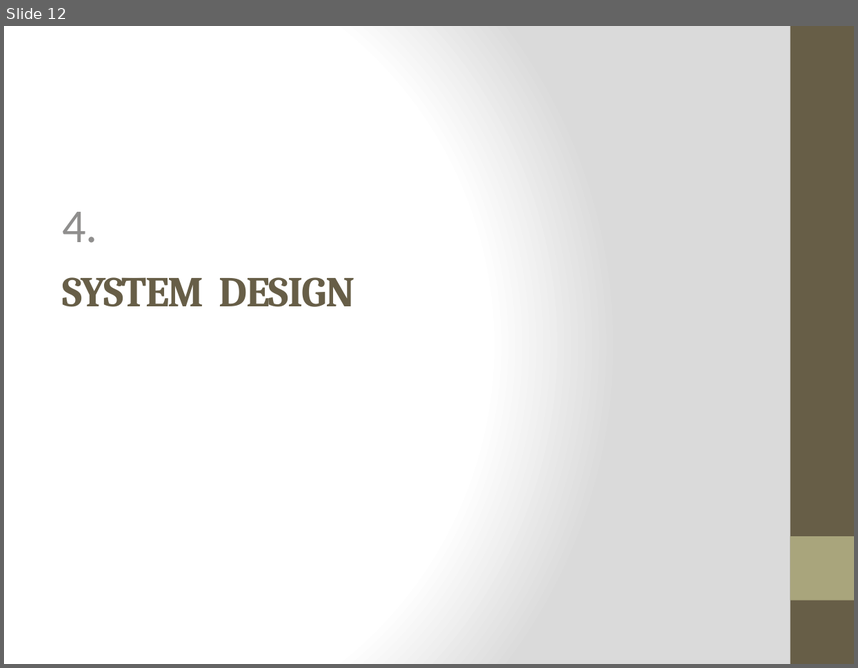
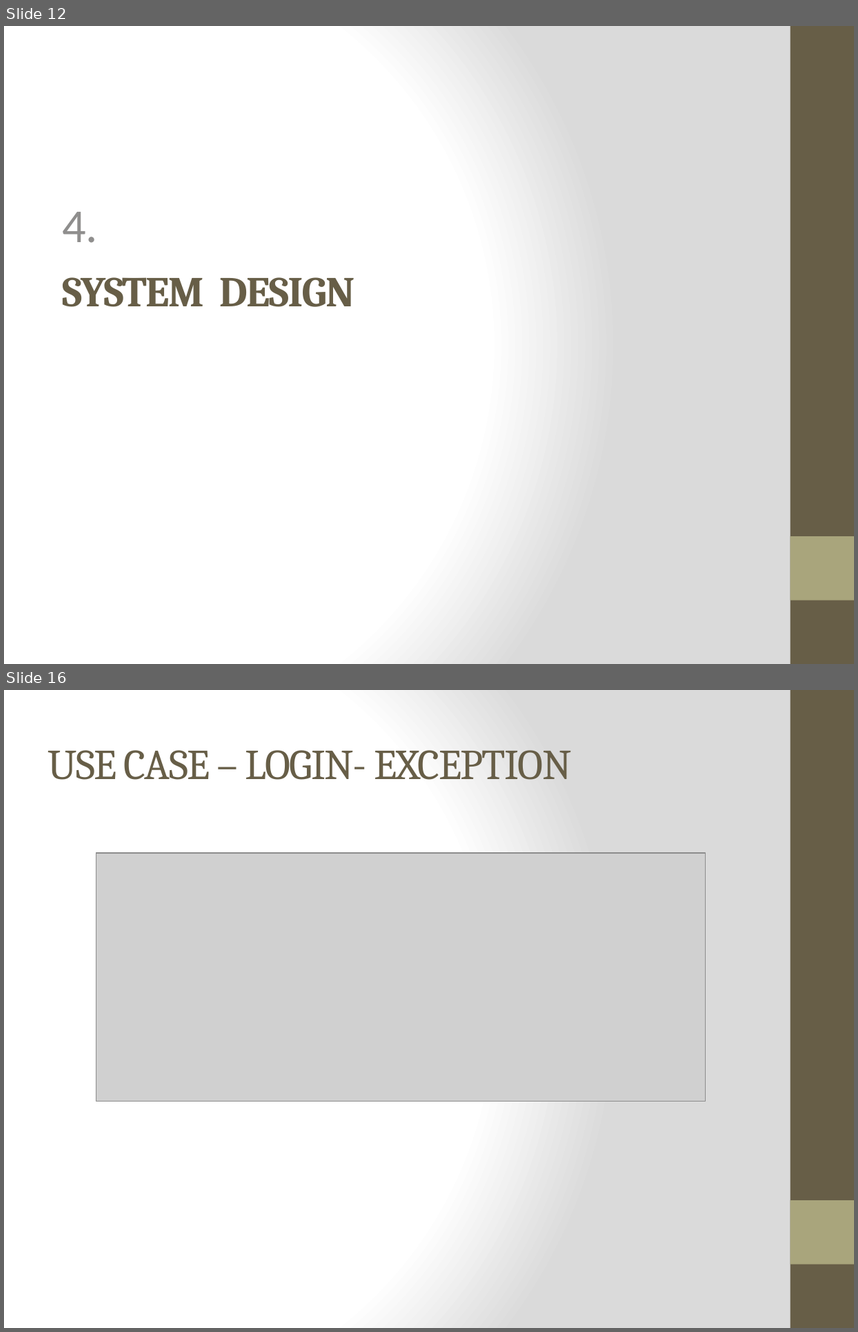
Before and after one commit to WesleyTrescott/MVC-Capstone, a slide deck: Design Specification/Design Specification.pptx. Shown one above the other, each under a label of ours: slide 12 before the commit, slides 12 and 16 after it; the slides between them are not shown. The pictures are 858x668 and 858x1332 pixels, drawn with LibreOffice and Linux fonts; fonts in the diff are those of the drawing; grey boxes stand for pictures. Boxes give left, top, right and bottom in pixels: in the first picture for what was removed or moved away, otherwise in the second. Text is boxed around its words. In the diff, an @@ line names an element or a change of style, - is before the commit and + after.

```diff
--- a/Design Specification/Design Specification.pptx
+++ b/Design Specification/Design Specification.pptx
@@ slide 16 added at (4, 690, 854, 1328), background gradient #FFFFFF to #DADADA; not listed: 2 template elements that a slide beside it also shows @@
@@ title added at (48, 750, 572, 780), 36 pt, text #675E47 @@
+USE CASE – LOGIN- EXCEPTION
@@ picture added at (96, 854, 705, 1101) @@
```
Also in this commit, not shown: 9 other slides added, 2 slides removed.
